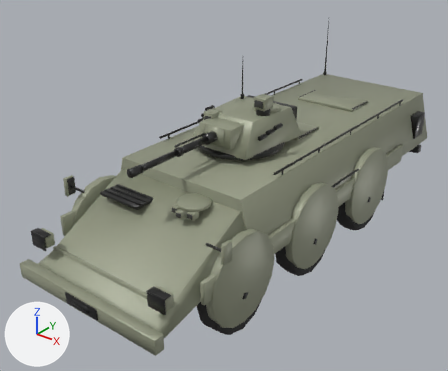
One commit to the glTF model aivilo/assets/vehicles/apc.glb: the scene before it, then after it.
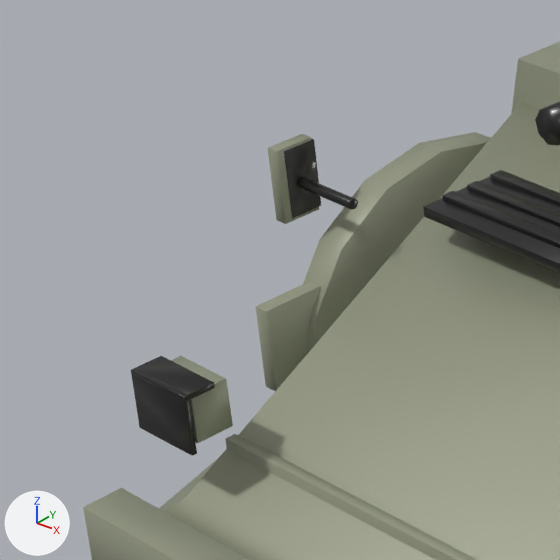
The first picture shows the older version from a camera (50 mm lens) standing at (5.46, -7.57, 5.55) and looking at (-0.37, -0.29, 1.04). The close-ups show the older and then the newer version on the part from 0% to 30% of the width and 39% to 74% of the height of that picture. Only the edits that show in the close-ups are written down. Lighting does not change. The marker at lower left points along +X, +Y and +Z. Where no turn or scale is listed for an object, it has been applied to the vertices. Vertices at exactly the same position are counted once.

Before the edit, the objects in view are built like this:
```python
me_body = bpy.data.meshes.new('body')
me_body.from_pydata(...)  # 4280 vertices, 8129 faces; spans x -1.5..1.5, y -3.69..4.34, z 0.17..3.08
# faces by material slot: [2007, 796, 4538, 788]
me_body.materials.append(mat_militarypaint)  # grey #939781
me_body.materials.append(mat_darkrubber)  # dark grey #303030
me_body.materials.append(mat_darkmetal)  # dark grey #3f3f3f
me_body.materials.append(mat_darkglossyglass)  # dark grey #3f3f3f
me_gun = bpy.data.meshes.new('gun')
me_gun.from_pydata(...)  # 103 vertices, 174 faces; spans x -0.18..0.18, y -1.78..0.2, z -0.14..0.14
# faces by material slot: [12, 162]
me_gun.materials.append(mat_militarypaint)  # grey #939781
me_gun.materials.append(mat_darkmetal)  # dark grey #3f3f3f
ob_body = bpy.data.objects.new('body', me_body)
ob_body.location = (0.0, 0.0, 0.0)
ob_gun = bpy.data.objects.new('gun', me_gun)
ob_gun.location = (0.0, -0.9, 2.22)
```
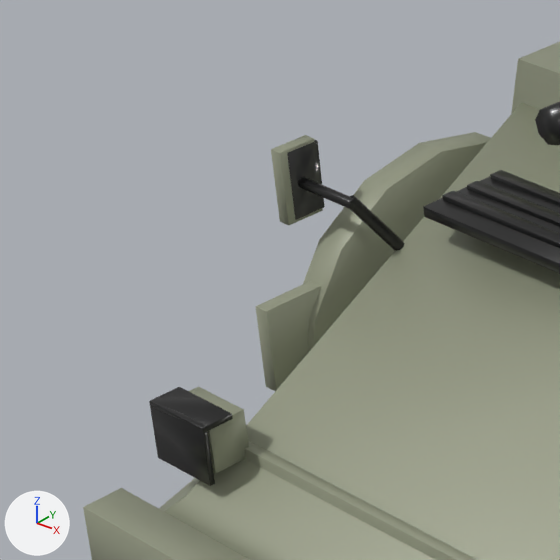
Where the change shows, as pixel boxes [x1, y1, x2, y2] in the close-ups (560 x 560 px; the box of a moved part takes in the faces that stretch with it):
part 1 of me_body, added
    after: [350, 195, 405, 251]
part 2 of me_body, moved or reshaped
    before: [131, 134, 321, 456]
    after: [149, 135, 325, 486]

Edits to the bpy script that builds the scene:
```text
Change me_body:
    used by ob_body; location = (0.0, 0.0, 0.0)
    remove me_body.from_pydata(...)  # 4280 vertices, 8129 faces; spans x -1.5..1.5, y -3.69..4.34, z 0.17..3.08
    add me_body.from_pydata(...)  # 4324 vertices, 8209 faces; spans x -1.49..1.49, y -3.69..4.34, z 0.17..3.08
    me_body part 1: a new loose piece of 22 vertices spanning x -1.2..-1.08, y -2.57..-2.36, z 1.29..1.57, in mat_darkmetal (dark grey #3f3f3f)
    me_body part 2: 237 vertices moved from x -1.5..-0.98, y -3.43..-2.46, z 1.04..1.69 to x -1.49..-0.98, y -3.38..-2.46, z 0.9..1.69; 8 vertices removed from x -1.47..-1.46, y -2.59..-2.47, z 1.42..1.68; 8 vertices added at x -1.44..-1.43, y -2.6..-2.47, z 1.42..1.68
    other edits to the shape of me_body do not show in these pictures
```
